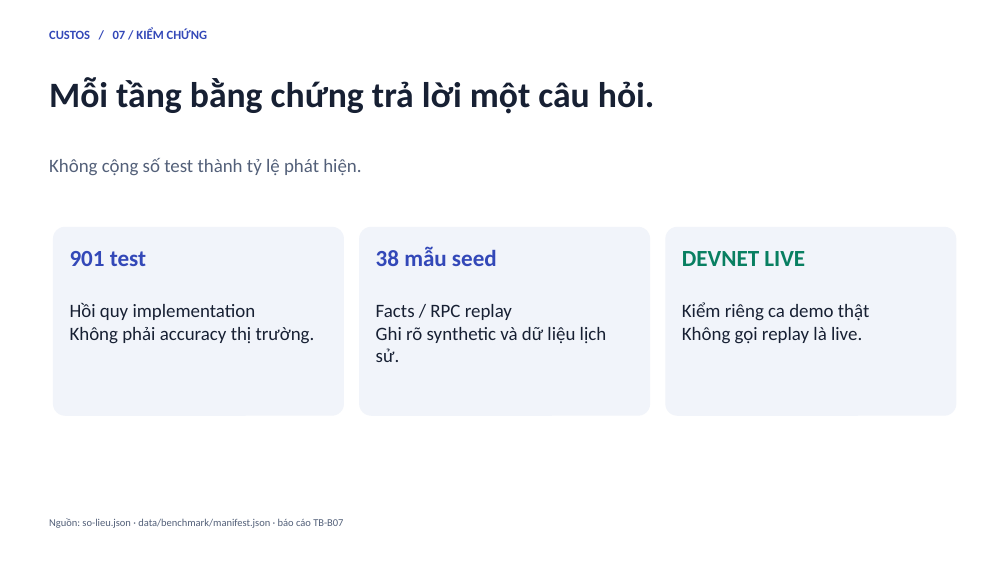
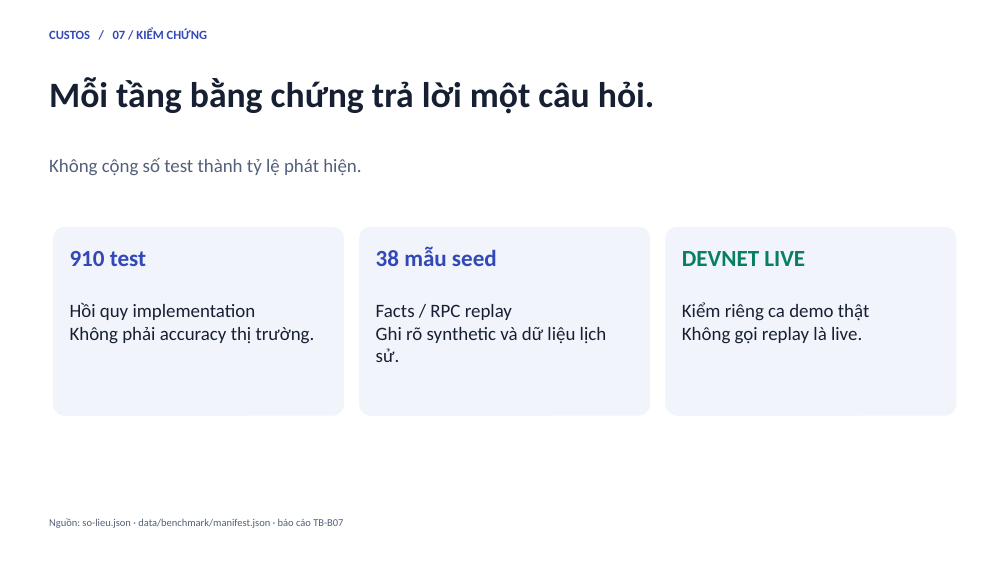
Before and after one commit to NeitLN/Custos-Solana, a slide deck: slide 7 of docs/nop-bai/CUSTOS-PITCH.pptx. Drawn at 1008x567 pixels with LibreOffice and Linux fonts; fonts in the diff are those of the drawing. Boxes give left, top, right and bottom in pixels: in the first picture for what was removed or moved away, otherwise in the second. Text is boxed around its words. In the diff, an @@ line names an element or a change of style, - is before the commit and + after.

```diff
--- a/docs/nop-bai/CUSTOS-PITCH.pptx
+++ b/docs/nop-bai/CUSTOS-PITCH.pptx
@@ text at [70, 251, 146, 266]: text changed @@
-901 test
+910 test
```
Also in this commit, not shown: 15 other files.
